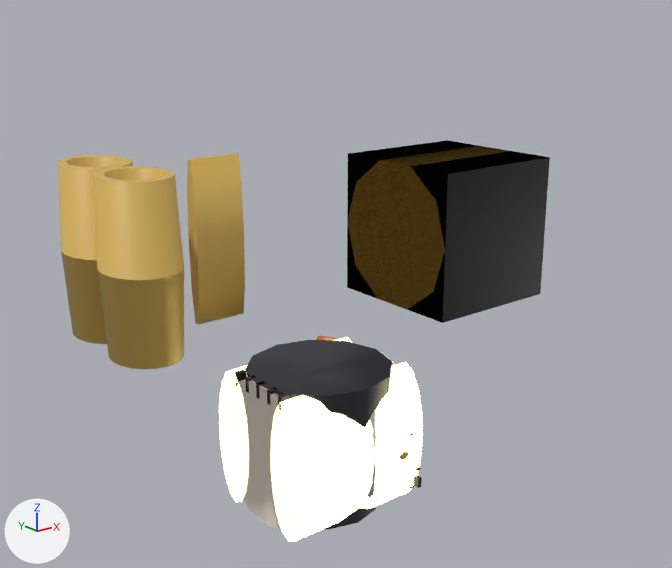
One commit to the glTF model modeles/grandline/maitre-horloge.glb: the scene before it, then after it.
Both versions are drawn from a camera (50 mm lens) standing at (-7.11, -9.24, 5.79) and looking at (0.17, -0.14, 2.15). Every picture has the same lights, and +X, +Y and +Z are marked at lower left. The older version comes first. Vertices at exactly the same position are counted once.

The first picture shows 'maitre_horloge_cle', 'maitre_horloge_corps', 'maitre_horloge_minutes'.
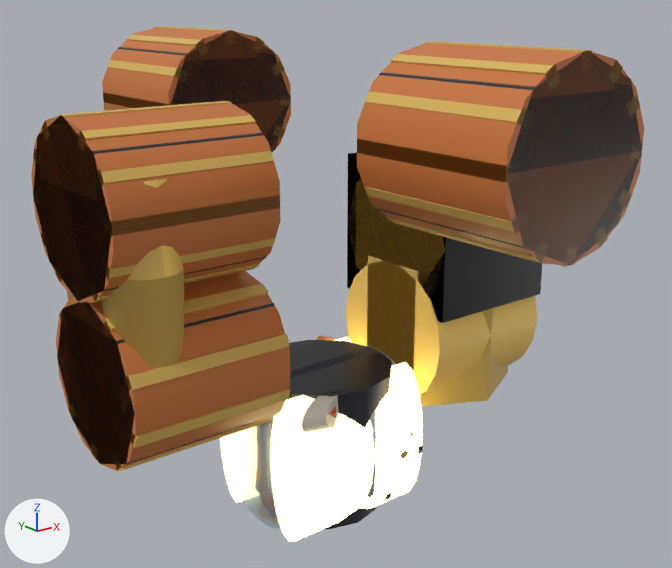
What differs and where, as boxes (x1, y1, x2, y2) in the pictures (672 x 568 px; the box of a moved part takes in the faces that stretch with it):
'maitre_horloge_roue1', added
    after: (357, 41, 644, 267)
    faces in mat_cuivre_001 (orange #c8743a): (357, 43, 644, 266)
    faces in mat_fer_001 (dark grey #2a2a33): (377, 51, 642, 264)
    faces in mat_laiton (yellow #d9b45a): (357, 41, 643, 267)
'maitre_horloge_roue2', added
    after: (31, 101, 281, 303)
    faces in mat_cuivre_001 (orange #c8743a): (31, 103, 281, 303)
    faces in mat_fer_001 (dark grey #2a2a33): (33, 116, 266, 301)
    faces in mat_laiton (yellow #d9b45a): (33, 101, 280, 303)
'maitre_horloge_corps', reshaped
    before: (219, 336, 423, 542)
    after: (220, 336, 423, 542)
'maitre_horloge_roue3', added
    after: (56, 271, 290, 472)
    faces in mat_cuivre_001 (orange #c8743a): (56, 271, 290, 471)
    faces in mat_fer_001 (dark grey #2a2a33): (58, 302, 277, 464)
    faces in mat_laiton (yellow #d9b45a): (57, 284, 290, 472)
'maitre_horloge_balancier', added
    after: (346, 256, 537, 407)
    faces in mat_or (yellow #ffd36b): (346, 261, 537, 396)
    faces in mat_laiton (yellow #d9b45a): (367, 256, 508, 407)
'maitre_horloge_roue0', added
    after: (102, 26, 291, 152)
    faces in mat_cuivre_001 (orange #c8743a): (102, 28, 291, 152)
    faces in mat_fer_001 (dark grey #2a2a33): (118, 31, 290, 151)
    faces in mat_laiton (yellow #d9b45a): (103, 26, 291, 139)
part 1 of me_maitre_horloge_corps_001, moved or reshaped (not visible before)
    after: (256, 473, 272, 490)
part 2 of me_maitre_horloge_corps_001, moved or reshaped (mostly hidden)
    before: (400, 452, 409, 460)
    after: (401, 451, 408, 458)
part 3 of me_maitre_horloge_corps_001, deleted
    before: (414, 475, 422, 488)
part 4 of me_maitre_horloge_corps_001, moved or reshaped (mostly hidden afterwards)
    before: (219, 336, 413, 529)
    after: (244, 336, 413, 523)
'maitre_horloge_cle', unchanged, covered by the edit
    before: (58, 153, 245, 369)
    after: (67, 179, 184, 369)
'maitre_horloge_minutes', unchanged, covered by the edit
    before: (347, 140, 550, 323)
    after: (347, 152, 542, 323)

What changed in the scene script:
```text
Add mat_rouge:
    mat_rouge = bpy.data.materials.new('rouge')
    # nodes: BsdfPrincipled, Mix, OutputMaterial, VertexColor
    # colours: red #e0533c, mixed with the vertex colours
Add mat_glace:
    mat_glace = bpy.data.materials.new('glace')
    # nodes: BsdfPrincipled, Math, Mix, OutputMaterial, VertexColor
    # colours: blue #bfe6ff, mixed with the vertex colours
Change me_maitre_horloge_corps_001:
    remove me_maitre_horloge_corps_001.from_pydata(...)  # 4535 vertices, 8668 faces; spans x -1.0..1.0, y -1.0..1.0, z -1.0..1.0
    add me_maitre_horloge_corps_001.from_pydata(...)  # 5202 vertices, 9964 faces; spans x -1.0..1.0, y -1.0..1.0, z -1.0..1.0
    me_maitre_horloge_corps_001 part 1: the loose piece of 160 vertices spanning x -0.99..0.74, y -0.54..0.54, z -0.51..-0.46 is moved by (0.0, 0.0, 0.03)
    me_maitre_horloge_corps_001 part 2: the loose piece of 128 vertices spanning x 0.34..1.0, y -1.0..-0.62, z -0.34..0.05 is moved by (0.0, 0.0, 0.02)
    me_maitre_horloge_corps_001 part 3: the loose piece of 8 vertices spanning x 0.94..1.0, y -1.0..-0.91, z -0.74..-0.6 is deleted
    me_maitre_horloge_corps_001 part 4: 882 vertices moved within x -1.0..1.0, y -0.93..0.99, z -1.0..1.0; 970 vertices removed from x -1.0..1.0, y -0.98..0.98, z -1.0..0.98; 1251 vertices added at x -1.0..1.0, y -1.0..1.0, z -1.0..1.0
    other edits to the shape of me_maitre_horloge_corps_001 do not show in these pictures
    add me_maitre_horloge_corps_001.materials.append(mat_glace)
    add me_maitre_horloge_corps_001.materials.append(mat_rouge)
Add ob_maitre_horloge_roue3:
    ob_maitre_horloge_roue3 = bpy.data.objects.new('maitre_horloge_roue3', me_maitre_horloge_roue3)  # 308 vertices, 576 faces; spans x -1.0..1.0, y -1.0..1.0, z -1.0..1.0; in mat_laiton (yellow #d9b45a), mat_cuivre_001 (orange #c8743a), mat_fer_001 (dark grey #2a2a33)
    ob_maitre_horloge_roue3.location = (-2.2, 0.0, 1.6)
Add ob_maitre_horloge_roue2:
    ob_maitre_horloge_roue2 = bpy.data.objects.new('maitre_horloge_roue2', me_maitre_horloge_roue2)  # 332 vertices, 612 faces; spans x -1.0..1.0, y -1.0..1.0, z -1.0..1.0; in mat_laiton (yellow #d9b45a), mat_cuivre_001 (orange #c8743a), mat_fer_001 (dark grey #2a2a33)
    ob_maitre_horloge_roue2.location = (-2.3, 0.0, 3.6)
Add ob_maitre_horloge_roue1:
    ob_maitre_horloge_roue1 = bpy.data.objects.new('maitre_horloge_roue1', me_maitre_horloge_roue1)  # 332 vertices, 612 faces; spans x -1.0..1.0, y -1.0..1.0, z -1.0..1.0; in mat_laiton (yellow #d9b45a), mat_cuivre_001 (orange #c8743a), mat_fer_001 (dark grey #2a2a33)
    ob_maitre_horloge_roue1.location = (0.0, -2.95, 4.3)
Add ob_maitre_horloge_roue0:
    ob_maitre_horloge_roue0 = bpy.data.objects.new('maitre_horloge_roue0', me_maitre_horloge_roue1.copy())
    ob_maitre_horloge_roue0.location = (0.0, 2.95, 4.3)
Add ob_maitre_horloge_balancier:
    ob_maitre_horloge_balancier = bpy.data.objects.new('maitre_horloge_balancier', me_maitre_horloge_balancier)  # a 6-sided cylinder along z spanning x -1.0..1.0, y -1.0..1.0, z -1.0..1.0, material slot 0; an 18-sided cylinder along x spanning x -1.0..1.0, y -1.0..1.0, z -1.0..1.0, material slot 1; in mat_laiton (yellow #d9b45a), mat_or (yellow #ffd36b)
    ob_maitre_horloge_balancier.location = (2.27, 0.0, 1.2)
```
